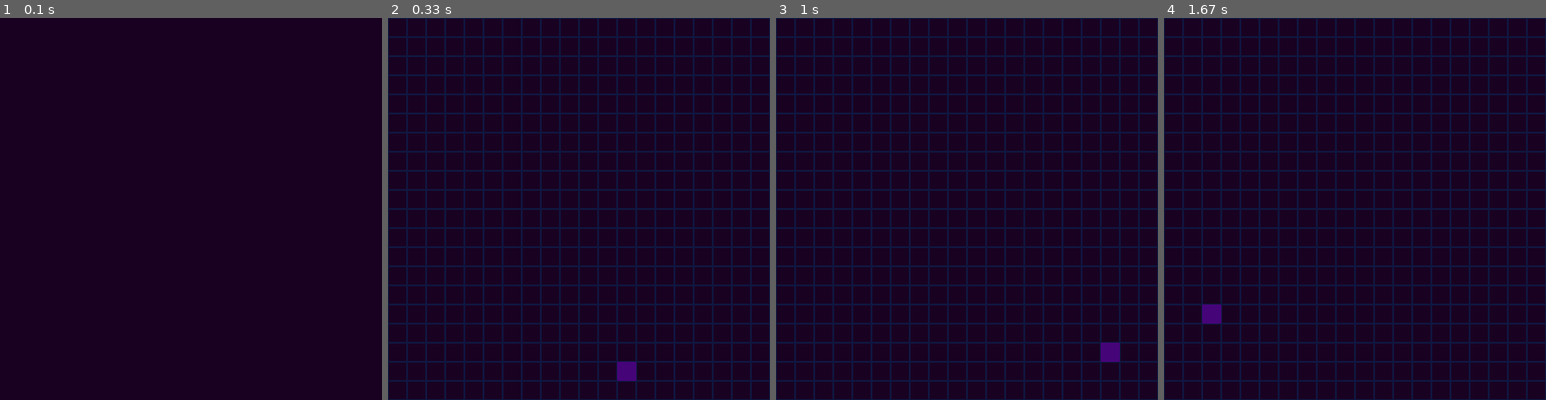
Above: before the commit, frames 1-4 (left to right).
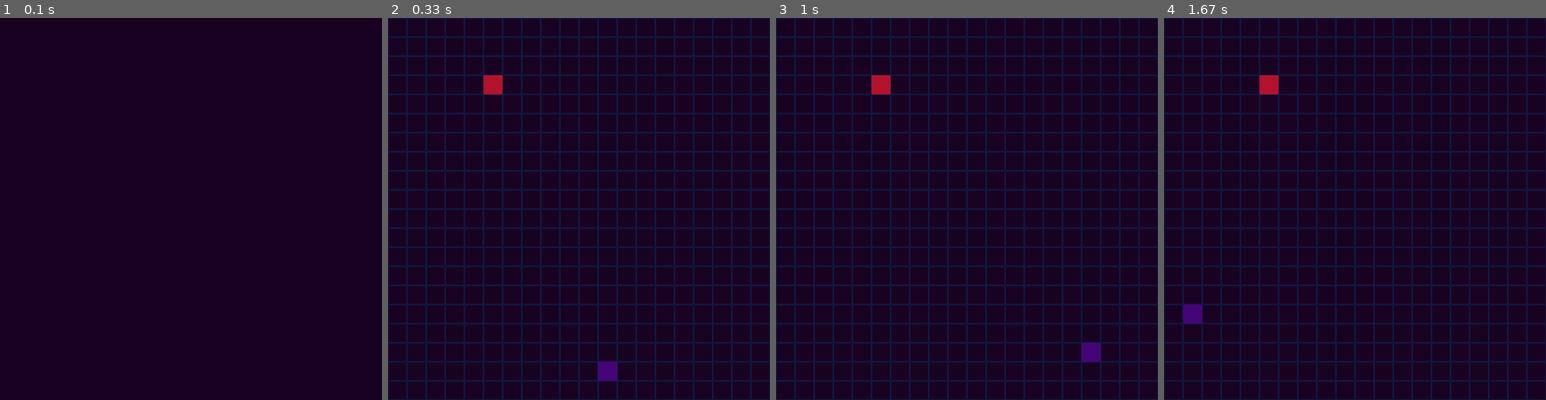
Above: after the commit, the same moments.

Repository: dawidduraj/pygame-snake
Game: pygame game, started from game.py
The game is run twice, just before and just after one commit, with the same random seed, the same clock (stepped at 60 frames per second) and the same inputs.
Inputs:
- Up to frame 1 (0.1 s): no input
- Up to frame 2 (0.33 s): no input
- Up to frame 3 (1 s): hold Right 0.33-0.8 s; hold Up from 0.83 s (still down)
- Up to frame 4 (1.67 s): release Up at 1.13 s; hold Right 1.17-1.63 s

Frame 1 is identical in both runs. In frame 2, 0.8% of the frame differs, in the area x 25-65%, y 15-95%; in frame 3, 0.8%; in frame 4, 0.8%.

Commit message:
Add Food Class, Fix out of bounds bug, remove unused import

Diff:
--- a/game.py
+++ b/game.py
@@ -1,5 +1,4 @@
 import pygame
-import math
 import random
 
 # Variables/Constants
@@ -9,11 +8,12 @@
 COLORS = {
     "BACKGROUND" : (25,1,33),
     "SNAKE" : (70,4,121),
-    "FOOD" : (140,45,143),
+    "FOOD" : (179, 18, 45),
     "GRID": (16, 22, 63)
 }
 tiles = round(SIZE/SCALE)
 print(tiles)
+
 # Snake Class
 class Snake:
     def __init__(self, x=0, y=0, xspeed=0, yspeed=1):
@@ -39,6 +39,15 @@
     def draw(self):
         pygame.draw.rect(window, COLORS["SNAKE"], [self.x,self.y, SCALE,SCALE])
 
+# Food Class
+class Food:
+
+    def __init__(self,x=0,y=0):
+        self.x = x
+        self.y = y
+
+    def draw(self):
+        pygame.draw.rect(window, COLORS["FOOD"], [self.x,self.y, SCALE,SCALE])
 # Setup
 pygame.init()
 window = pygame.display.set_mode((SIZE,SIZE))
@@ -47,7 +56,10 @@
 pygame.display.set_caption("Snake 🐍")
 
 # Place Snake on a random tile
-snake = Snake(random.randint(0,tiles) * SCALE, random.randint(0,tiles) * SCALE,0,0)
+snake = Snake(random.randrange(0,tiles) * SCALE, random.randrange(0,tiles) * SCALE,0,0)
+
+# Place Food on a random tile, TODO: Check if the tile is free
+food = Food(random.randrange(0,tiles) * SCALE, random.randrange(0,tiles) * SCALE)
 
 def drawGrid():
     for x in range(0,SIZE,SCALE):
@@ -75,6 +87,7 @@
                 snake.xspeed = 0
                 snake.yspeed = 1
     drawGrid()
+    food.draw()
     snake.update()
     snake.draw()
     pygame.display.update()
